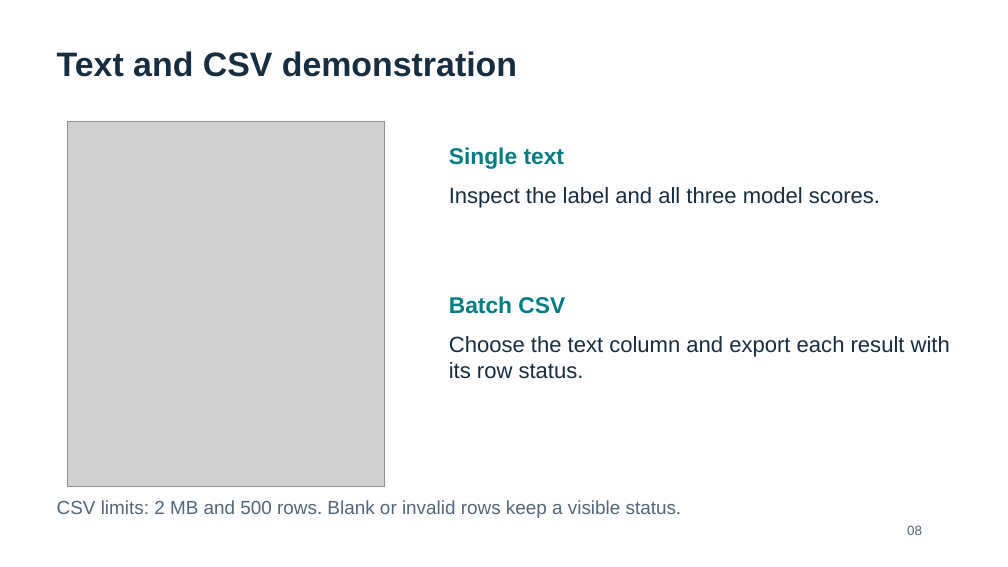
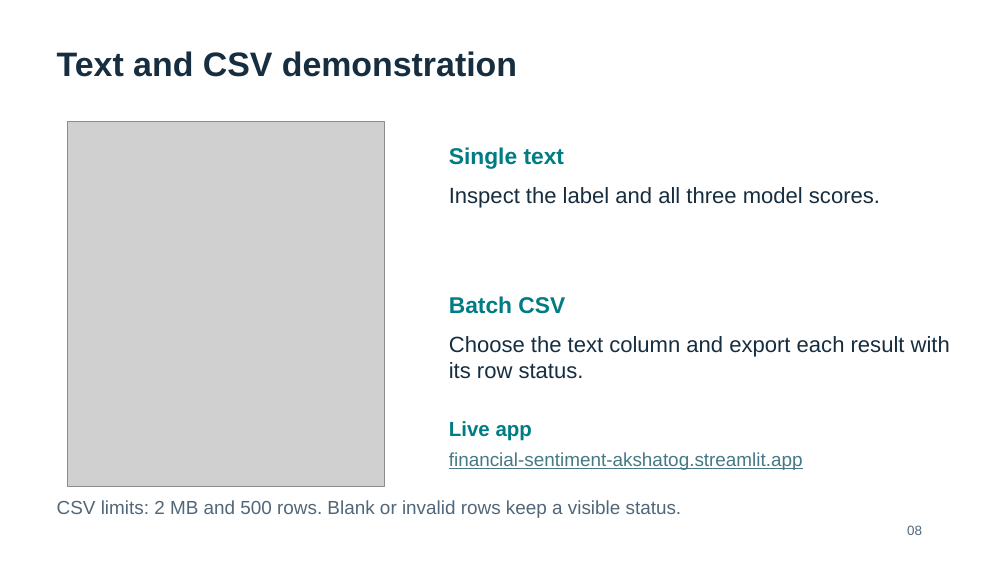
Before and after one commit to akshatog/financial-sentiment-finbert, a slide deck: slide 8 of presentation/financial_sentiment.pptx. Drawn at 1008x567 pixels with LibreOffice and Linux fonts; fonts in the diff are those of the drawing; grey boxes stand for pictures. Boxes give left, top, right and bottom in pixels: in the first picture for what was removed or moved away, otherwise in the second. Text is boxed around its words. In the diff, an @@ line names an element or a change of style, - is before the commit and + after.

Commit message:
Document live deployment and link the presentation demo

```diff
--- a/presentation/financial_sentiment.pptx
+++ b/presentation/financial_sentiment.pptx
@@ text added at (449, 421, 532, 441), 19.5 pt, text #007C83, bold @@
+Live app
@@ text added at (449, 452, 803, 470), 18 pt, text #467886, underline @@
+financial-sentiment-akshatog.streamlit.app
```
Also in this commit, not shown: 7 other files.
